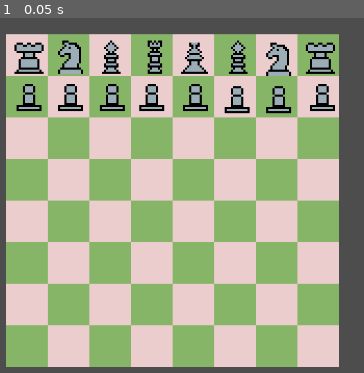
Above: before the commit, frame 1.
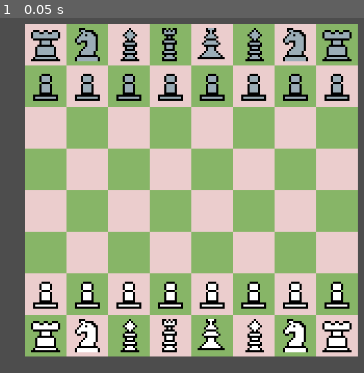
Above: after the commit, the same moment.

Repository: OmarBouhlal/chess_game_with_godot
Game: Godot game, scene res://scenes/game.tscn
The game is run twice, just before and just after one commit, with the same random seed, the same clock (stepped at 60 frames per second) and the same inputs.
Inputs:
- Up to frame 1 (0.05 s): no input

The runs differ from the first frame. In frame 1, 62% of the frame differs, in the area x 1-99%, y 1-99%.

Commit message:
update: updated the pieces to be drawn into the board at the start of the game as a background process

Diff:
--- a/project.godot
+++ b/project.godot
@@ -18,3 +18,7 @@
 
 version_control/plugin_name="GitPlugin"
 version_control/autoload_on_startup=true
+
+[rendering]
+
+textures/canvas_textures/default_texture_filter=0
--- a/scenes/board.tscn
+++ b/scenes/board.tscn
@@ -1,6 +1,7 @@
-[gd_scene load_steps=4 format=4 uid="uid://nqfm52m8x40n"]
+[gd_scene load_steps=5 format=4 uid="uid://nqfm52m8x40n"]
 
 [ext_resource type="Texture2D" uid="uid://wg48gnwfln37" path="res://art/board/boardSet.png" id="1_bw3vb"]
+[ext_resource type="Script" uid="uid://bguoolf8xfjb0" path="res://scripts/board.gd" id="1_tx6nw"]
 
 [sub_resource type="TileSetAtlasSource" id="TileSetAtlasSource_0wfyh"]
 texture = ExtResource("1_bw3vb")
@@ -13,7 +14,10 @@
 sources/0 = SubResource("TileSetAtlasSource_0wfyh")
 
 [node name="Board" type="Node2D"]
+script = ExtResource("1_tx6nw")
 
 [node name="TileMapLayer" type="TileMapLayer" parent="."]
 tile_map_data = PackedByteArray("AAAAAAAAAAAAAAAAAAAAAAEAAAABAAAAAAAAAAIAAAAAAAAAAAAAAAMAAAABAAAAAAAAAAQAAAAAAAAAAAAAAA …(944 unchanged characters)…
 tile_set = SubResource("TileSet_sugp2")
+
+[node name="pieces" type="Node2D" parent="."]
--- a/scenes/game.tscn
+++ b/scenes/game.tscn
@@ -1,82 +1,15 @@
-[gd_scene load_steps=9 format=3 uid="uid://iaj3yoe8woad"]
+[gd_scene load_steps=3 format=3 uid="uid://iaj3yoe8woad"]
 
 [ext_resource type="PackedScene" uid="uid://nqfm52m8x40n" path="res://scenes/board.tscn" id="1_uwrxv"]
 [ext_resource type="Script" uid="uid://b6xovyb45d06i" path="res://scripts/game.gd" id="1_yqjtg"]
-[ext_resource type="PackedScene" uid="uid://b8vp0rb4bvpa" path="res://scenes/pieces/pawn.tscn" id="3_iywne"]
-[ext_resource type="PackedScene" uid="uid://bm7ncglpfst7s" path="res://scenes/pieces/knight.tscn" id="4_p57ef"]
-[ext_resource type="PackedScene" uid="uid://dswx1xt6h1es3" path="res://scenes/pieces/rook.tscn" id="5_u5sy4"]
-[ext_resource type="PackedScene" uid="uid://dhay5wadrjut1" path="res://scenes/pieces/queen.tscn" id="6_p57ef"]
-[ext_resource type="PackedScene" uid="uid://bhf1yfct2hl73" path="res://scenes/pieces/bishop.tscn" id="7_u5sy4"]
-[ext_resource type="PackedScene" uid="uid://4f5jytdyhmmp" path="res://scenes/pieces/king.tscn" id="8_gee14"]
 
 [node name="Game" type="Node2D"]
 script = ExtResource("1_yqjtg")
 
 [node name="Board" parent="." instance=ExtResource("1_uwrxv")]
-
-[node name="pieces" type="Node" parent="."]
-
-[node name="pawn" type="Node" parent="pieces"]
-
-[node name="pawn" parent="pieces/pawn" instance=ExtResource("3_iywne")]
-position = Vector2(11, 30)
-
-[node name="pawn2" parent="pieces/pawn" instance=ExtResource("3_iywne")]
-position = Vector2(31, 30)
-
-[node name="pawn3" parent="pieces/pawn" instance=ExtResource("3_iywne")]
-position = Vector2(51, 30)
-
-[node name="pawn4" parent="pieces/pawn" instance=ExtResource("3_iywne")]
-position = Vector2(70, 30)
-
-[node name="pawn5" parent="pieces/pawn" instance=ExtResource("3_iywne")]
-position = Vector2(91, 30)
-
-[node name="pawn6" parent="pieces/pawn" instance=ExtResource("3_iywne")]
-position = Vector2(111, 31)
-
-[node name="pawn7" parent="pieces/pawn" instance=ExtResource("3_iywne")]
-position = Vector2(131, 31)
-
-[node name="pawn8" parent="pieces/pawn" instance=ExtResource("3_iywne")]
-position = Vector2(152, 30)
-
-[node name="knight" type="Node" parent="pieces"]
-
-[node name="knight" parent="pieces/knight" instance=ExtResource("4_p57ef")]
-position = Vector2(31, 11)
-
-[node name="knight2" parent="pieces/knight" instance=ExtResource("4_p57ef")]
-position = Vector2(131, 12)
-
-[node name="rook" type="Node" parent="pieces"]
-
-[node name="rook" parent="pieces/rook" instance=ExtResource("5_u5sy4")]
-position = Vector2(11, 11)
-
-[node name="rook2" parent="pieces/rook" instance=ExtResource("5_u5sy4")]
-position = Vector2(151, 11)
-
-[node name="queen" type="Node" parent="pieces"]
-
-[node name="queen" parent="pieces/queen" instance=ExtResource("6_p57ef")]
-position = Vector2(72, 11)
-
-[node name="bishop" type="Node" parent="pieces"]
-
-[node name="bishop2" parent="pieces/bishop" instance=ExtResource("7_u5sy4")]
-position = Vector2(50, 11)
-
-[node name="bishop3" parent="pieces/bishop" instance=ExtResource("7_u5sy4")]
-position = Vector2(111, 11)
-
-[node name="king" type="Node" parent="pieces"]
-
-[node name="king2" parent="pieces/king" instance=ExtResource("8_gee14")]
-position = Vector2(91, 12)
+position = Vector2(0, -160)
 
 [node name="Camera2D" type="Camera2D" parent="."]
-position = Vector2(-101, -29)
+position = Vector2(-110, -184)
 anchor_mode = 0
 zoom = Vector2(3, 3)
--- a/scenes/pieces/bishop.tscn
+++ /dev/null
@@ -1,9 +0,0 @@
-[gd_scene load_steps=2 format=3 uid="uid://bhf1yfct2hl73"]
-
-[ext_resource type="Texture2D" uid="uid://cxxtaoekcliku" path="res://art/bishop/black.png" id="1_i3j7f"]
-
-[node name="bishop" type="Node2D"]
-
-[node name="Sprite2D" type="Sprite2D" parent="."]
-texture_filter = 1
-texture = ExtResource("1_i3j7f")
--- a/scenes/pieces/king.tscn
+++ /dev/null
@@ -1,9 +0,0 @@
-[gd_scene load_steps=2 format=3 uid="uid://4f5jytdyhmmp"]
-
-[ext_resource type="Texture2D" uid="uid://cxr5wrto4dljq" path="res://art/king/black.png" id="1_c2506"]
-
-[node name="king" type="Node2D"]
-
-[node name="Sprite2D" type="Sprite2D" parent="."]
-texture_filter = 1
-texture = ExtResource("1_c2506")
--- a/scenes/pieces/knight.tscn
+++ /dev/null
@@ -1,9 +0,0 @@
-[gd_scene load_steps=2 format=3 uid="uid://bm7ncglpfst7s"]
-
-[ext_resource type="Texture2D" uid="uid://dflni783lx4gf" path="res://art/knight/black.png" id="1_dp28g"]
-
-[node name="knight" type="Node2D"]
-
-[node name="Sprite2D" type="Sprite2D" parent="."]
-texture_filter = 1
-texture = ExtResource("1_dp28g")
--- a/scenes/pieces/pawn.tscn
+++ /dev/null
@@ -1,9 +0,0 @@
-[gd_scene load_steps=2 format=3 uid="uid://b8vp0rb4bvpa"]
-
-[ext_resource type="Texture2D" uid="uid://crabedym1gcgn" path="res://art/pawn/black.png" id="1_joqft"]
-
-[node name="pawn" type="Node2D"]
-
-[node name="Sprite2D" type="Sprite2D" parent="."]
-texture_filter = 1
-texture = ExtResource("1_joqft")
--- a/scenes/pieces/queen.tscn
+++ /dev/null
@@ -1,9 +0,0 @@
-[gd_scene load_steps=2 format=3 uid="uid://dhay5wadrjut1"]
-
-[ext_resource type="Texture2D" uid="uid://c6jix7bdnh6ot" path="res://art/queen/black.png" id="1_jccwx"]
-
-[node name="queen" type="Node2D"]
-
-[node name="Sprite2D" type="Sprite2D" parent="."]
-texture_filter = 1
-texture = ExtResource("1_jccwx")
--- a/scenes/pieces/rook.tscn
+++ /dev/null
@@ -1,9 +0,0 @@
-[gd_scene load_steps=2 format=3 uid="uid://dswx1xt6h1es3"]
-
-[ext_resource type="Texture2D" uid="uid://b2sarb0tfjxhm" path="res://art/rook/black.png" id="1_uuw7m"]
-
-[node name="rook" type="Node2D"]
-
-[node name="Sprite2D" type="Sprite2D" parent="."]
-texture_filter = 1
-texture = ExtResource("1_uuw7m")
--- /dev/null
+++ b/scenes/texture_holder.tscn
@@ -0,0 +1,3 @@
+[gd_scene format=3 uid="uid://co5u56ew8qqkx"]
+
+[node name="texture_holder" type="Sprite2D"]
--- /dev/null
+++ b/scripts/board.gd
@@ -0,0 +1,83 @@
+extends Node2D
+
+const BOARD_SIZE = 8
+const CELL_W = 20
+
+const TEXTURE_HOLDER = preload("res://scenes/texture_holder.tscn")
+
+# Bishops
+const BLACK_BISHOP = preload("res://art/bishop/black_bishop.png")
+const WHITE_BISHOP = preload("res://art/bishop/white_bishop.png")
+# Kings
+const BLACK_KING = preload("res://art/king/black_king.png")
+const WHITE_KING = preload("res://art/king/white_king.png")
+# Queens
+const BLACK_QUEEN = preload("res://art/queen/black_queen.png")
+const WHITE_QUEEN = preload("res://art/queen/white_queen.png")
+#Pawns
+const BLACK_PAWN = preload("res://art/pawn/black_pawn.png")
+const WHITE_PAWN = preload("res://art/pawn/white_pawn.png")
+# knights
+const BLACK_KNIGHT = preload("res://art/knight/black_knight.png")
+const WHITE_KNIGHT = preload("res://art/knight/white_knight.png")
+# rooks
+const BLACK_ROOK = preload("res://art/rook/black_rook.png")
+const WHITE_ROOK = preload("res://art/rook/white_rook.png")
+
+@onready var pieces: Node2D = $pieces
+
+var board: Array
+var white : bool
+var state : bool
+var seleted_piece : Vector2
+var moves = []
+
+# number -> type of piece and color
+# + : white
+# - : black
+
+# 0 : nothing( the cell is empty )
+# 1 : king
+# 2 : queen
+# 3 : bishop
+# 4 : knight
+# 5 : rook
+# 6 : pawn
+
+func _ready() -> void:
+	board.append([5,4,3,2,1,3,4,5])
+	board.append([6,6,6,6,6,6,6,6])
+	board.append([0,0,0,0,0,0,0,0])
+	board.append([0,0,0,0,0,0,0,0])
+	board.append([0,0,0,0,0,0,0,0])
+	board.append([0,0,0,0,0,0,0,0])
+	board.append([-6,-6,-6,-6,-6,-6,-6,-6])
+	board.append([-5,-4,-3,-2,-1,-3,-4,-5])
+
+	draw_board()
+
+
+func draw_board():
+	for i in BOARD_SIZE:
+		for j in BOARD_SIZE:
+			var piece_holder:Sprite2D = TEXTURE_HOLDER.instantiate()
+			pieces.add_child(piece_holder)
+			piece_holder.global_position = Vector2(j*CELL_W + CELL_W / 2 , - i * CELL_W - CELL_W / 2 )
+
+			match board[i][j]:
+				-6: piece_holder.texture = BLACK_PAWN
+				-5: piece_holder.texture = BLACK_ROOK
+				-4: piece_holder.texture = BLACK_KNIGHT
+				-3: piece_holder.texture = BLACK_BISHOP
+				-2: piece_holder.texture = BLACK_QUEEN
+				-1: piece_holder.texture = BLACK_KING
+				0: piece_holder.texture = null
+				1: piece_holder.texture = WHITE_KING
+				2: piece_holder.texture = WHITE_QUEEN
+				3: piece_holder.texture = WHITE_BISHOP
+				4: piece_holder.texture = WHITE_KNIGHT
+				5: piece_holder.texture = WHITE_ROOK
+				6: piece_holder.texture = WHITE_PAWN
+
+func _process(delta: float) -> void:
+	pass
Renamed: art/bishop/black.png -> art/bishop/black_bishop.png
Not shown, changed: art/bishop/black_bishop.png.import
Renamed: art/bishop/white.png -> art/bishop/white_bishop.png
Not shown, changed: art/bishop/white_bishop.png.import
Renamed: art/king/black.png -> art/king/black_king.png
Not shown, changed: art/king/black_king.png.import
Renamed: art/king/white.png -> art/king/white_king.png
Not shown, changed: art/king/white_king.png.import
Renamed: art/knight/black.png -> art/knight/black_knight.png
Not shown, changed: art/knight/black_knight.png.import
Renamed: art/knight/white.png -> art/knight/white_knight.png
Not shown, changed: art/knight/white_knight.png.import
(and 13 more such lines)
